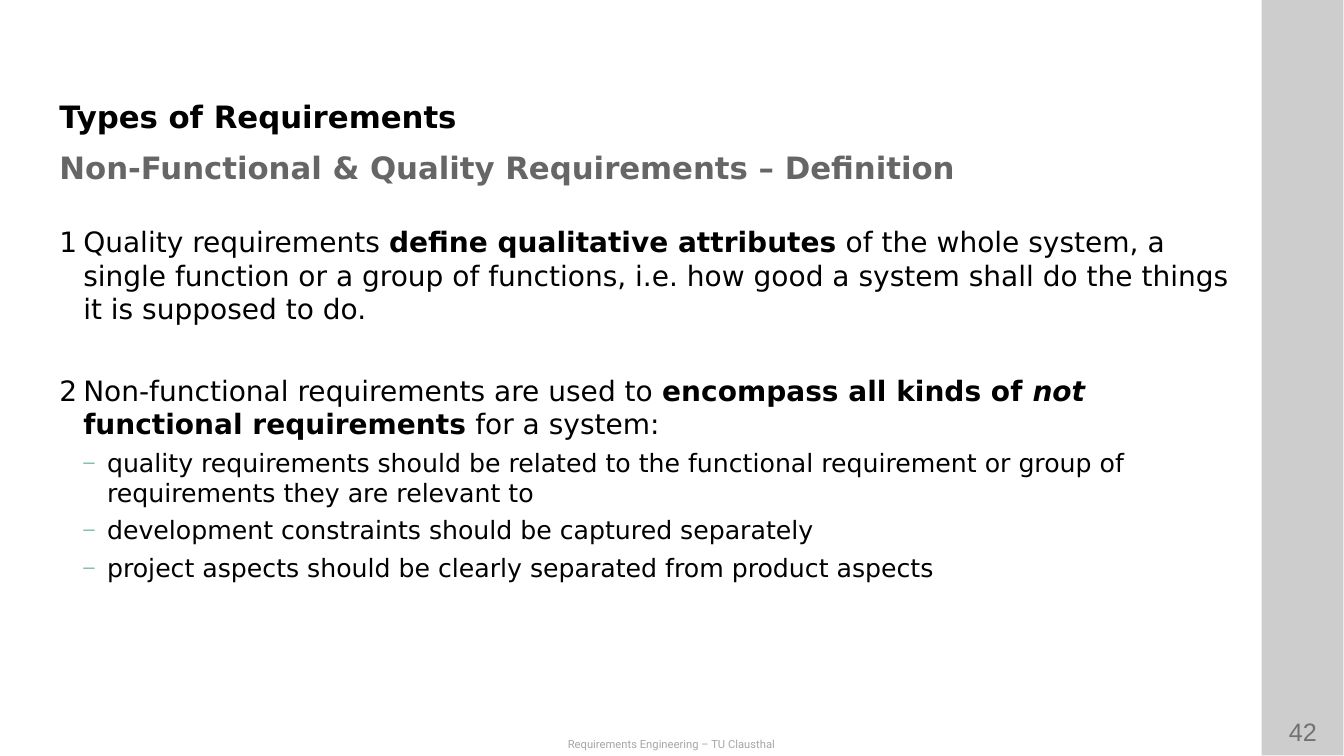
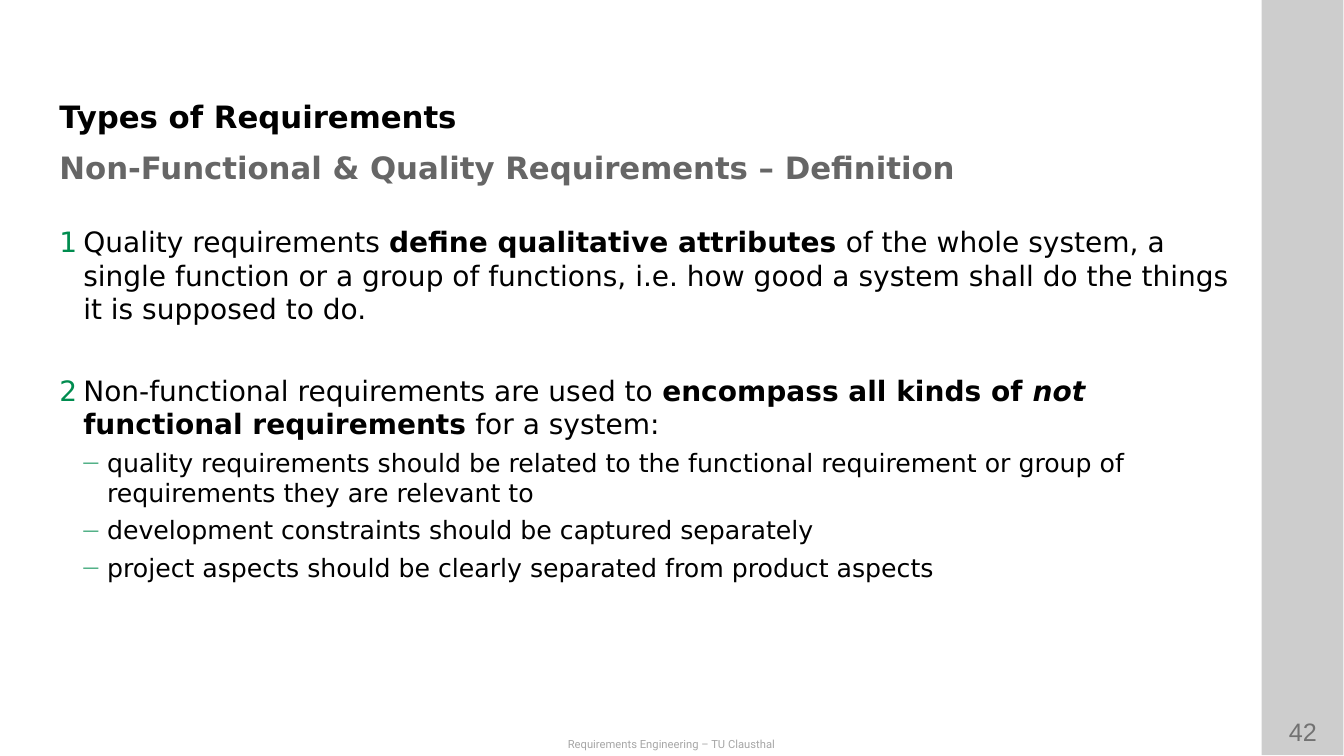
Before and after one commit to ETCE-LAB/teaching-material, a slide deck: slide 42 of Requirements-Engineering/RE-L02-System-Context-Boundaries-and-Types-of-Requirements.pptx. Drawn at 1344x756 pixels with LibreOffice and Linux fonts; fonts in the diff are those of the drawing; background and template pictures are left out. Boxes give left, top, right and bottom in pixels: in the first picture for what was removed or moved away, otherwise in the second. Text is boxed around its words. In the diff, an @@ line names an element or a change of style, - is before the commit and + after.

```diff
--- a/Requirements-Engineering/RE-L02-System-Context-Boundaries-and-Types-of-Requirements.pptx
+++ b/Requirements-Engineering/RE-L02-System-Context-Boundaries-and-Types-of-Requirements.pptx
@@ text at <box>83,230,1229,583</box>: bullet colour #000000 to #008C4F @@
```
Also in this commit, not shown: 17 other slides changed, 1 other file.
